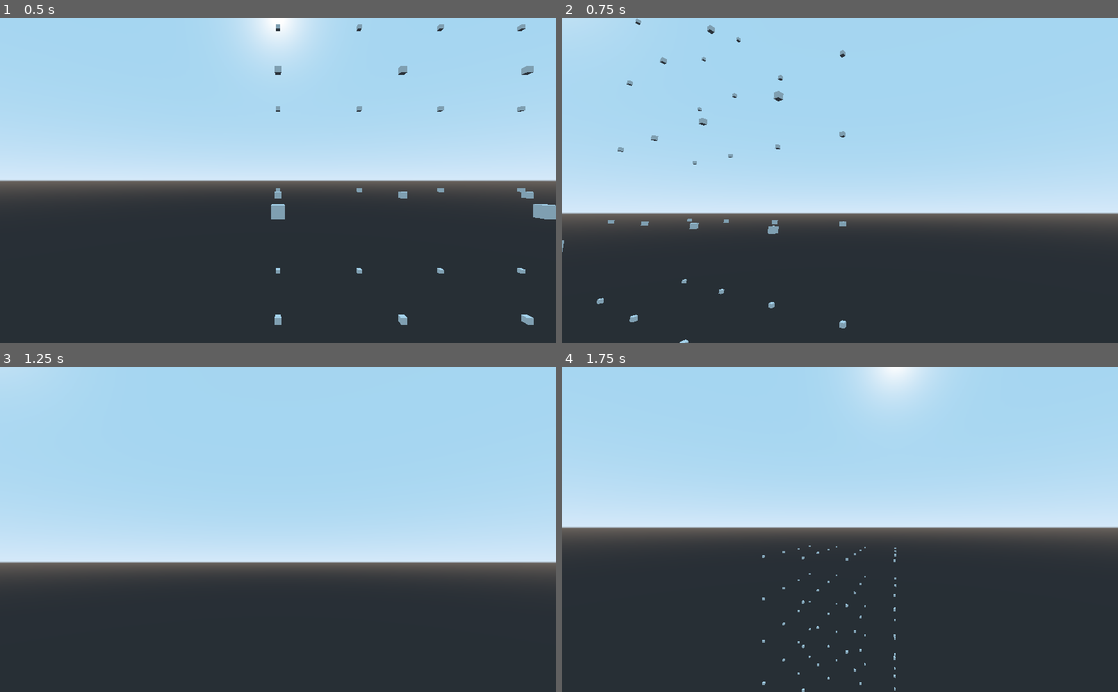
Above: before the commit, frames 1-4 (two rows, left to right).
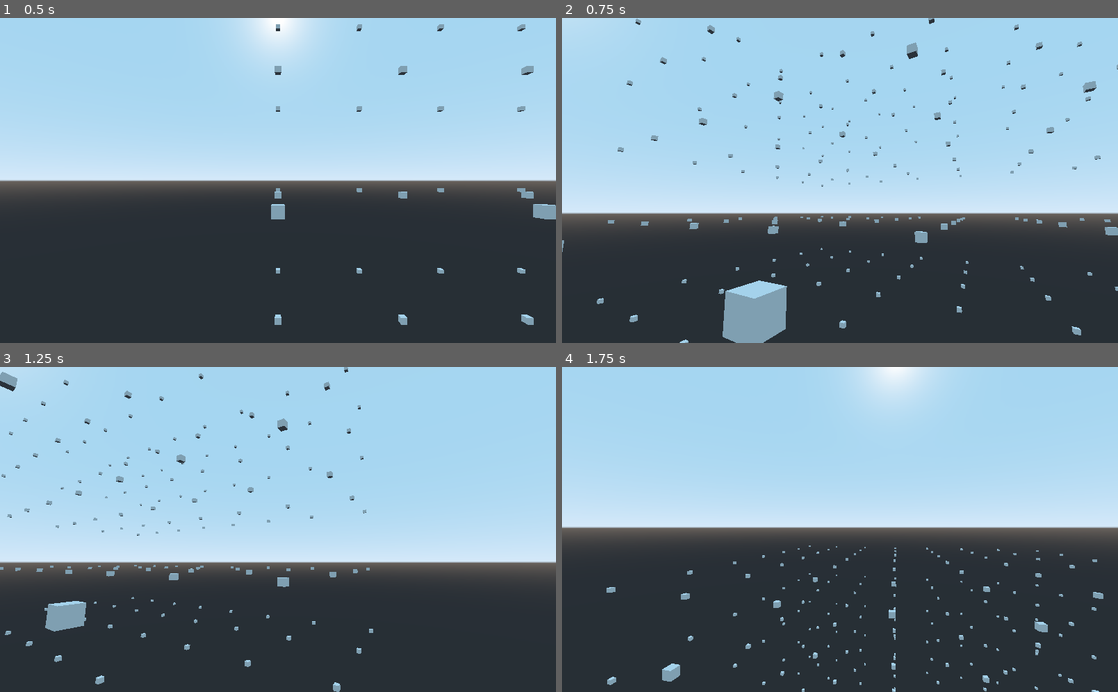
Above: after the commit, the same moments.

Repository: pragma-strict/Wave-Function-Collapse-Godot
Game: Godot game, scene res://Scenes/Main.tscn
Same seed, same stepped clock (60 frames per second), same inputs: the game is played once before the commit and once after it.
Inputs (mouse positions are in pixels of both pictures, inside the frame that each line leads up to):
- Up to frame 1 (0.5 s): no input
- Up to frame 2 (0.75 s): tap Enter at 0.5 s; move the mouse to (962, 164) at 0.52 s; hold Right (ui_right) from 0.53 s (still down); tap R at 0.6 s; click (962, 164) at 0.67 s
- Up to frame 3 (1.25 s): keep holding Right (ui_right); tap Space at 0.77 s
- Up to frame 4 (1.75 s): move the mouse to (812, 529) at 1.27 s; release Right (ui_right) at 1.28 s; hold Up (ui_up) from 1.28 s (still down); tap R at 1.35 s; tap Space at 1.52 s

Frame 1 is identical in both runs. In frame 2, 3.0% of the frame differs, in the area x 28-100%, y 0-100%; in frame 3, 2.0%; in frame 4, 0.9%.

Commit message:
Import new tile meshes

Diff:
--- a/Scripts/Prototypes.gd
+++ b/Scripts/Prototypes.gd
@@ -1,14 +1,12 @@
 class_name Prototypes
 
-# Socket details:
-# 'empty'		<- air chunk
-# 'cube'
-# 'sq'			<- square face not belonging to a full cube
-# 'tl-br'		<- when facing chunk
-# 'tr-bl'		<- when facing chunk
-# 'no-surf'		<- chunk is not empty, but there is no surface on that side
-# 'sq-bottom'
-# 'sq-top'
+# Socket list:
+# 'L'
+# 'L*'
+# 'I'
+# 'F'
+# 'F*'
+#
 
 # Prototype templates contain the base data for each tile. They are used to create prototypes, which are
 # the rotated versions of the templates. There are 4 protos for each proto_template. Each proto has a
@@ -17,94 +15,16 @@
 
 var proto_templates = [
 	{
-		'label' : 'cube',
-		'mesh_ref' : 'res://Meshes/chunk_1_cube.obj',
+		'label' : 'hs_corner_bottom',
+		'mesh_ref' : 'res://Meshes/hs_corner_bottom.obj',
 		'sockets' : {
-			'right' : 'cube',
+			'right' : 'L*',
 			'left' : 'cube',
 			'up' : 'sq-top',
 			'down' : 'sq-bottom',
 			'forward' : 'cube',
 			'back' : 'cube'
 		},
-		'rot_symmetry' : '4-way'	# 4-way rotational symmetry means only one proto needs to be made
-	},								# from this template
-	{
-		'label' : 'wedge',
-		'mesh_ref' : 'res://Meshes/chunk_2_wedge.obj',
-		'sockets' : {
-			'right' : 'no-surf',
-			'left' : 'sq',
-			'up' : 'no-surf',
-			'down' : 'sq-bottom',
-			'forward' : 'tr-bl',
-			'back' : 'tl-br'
-		},
-		'rot_symmetry' : 'none'
-	},
-	{
-		'label' : 'full_corner',
-		'mesh_ref' : 'res://Meshes/chunk_3_full_corner.obj',
-		'sockets' : {
-			'right' : 'tr-bl',
-			'left' : 'sq',
-			'up' : 'no-surf',
-			'down' : 'sq-bottom',
-			'forward' : 'sq',
-			'back' : 'tl-br'
-		},
-		'rot_symmetry' : 'none'
-	},
-	{
-		'label' : 'shard',
-		'mesh_ref' : 'res://Meshes/chunk_4_shard.obj',
-		'sockets' : {
-			'right' : 'no-surf',
-			'left' : 'tl-br',
-			'up' : 'no-surf',
-			'down' : 'sq-bottom',
-			'forward' : 'tr-bl',
-			'back' : 'no-surf'
-		},
-		'rot_symmetry' : 'none'
-	},
-	{
-		'label' : 'peak',
-		'mesh_ref' : 'res://Meshes/chunk_5_peak.obj',
-		'sockets' : {
-			'right' : 'no-surf',
-			'left' : 'no-surf',
-			'up' : 'no-surf',
-			'down' : 'sq-bottom',
-			'forward' : 'no-surf',
-			'back' : 'no-surf'
-		},
-		'rot_symmetry' : '4-way'
-	},
-	{
-		'label' : 'air',
-		'mesh_ref' : 'res://Meshes/chunk_6_air.obj',
-		'sockets' : {
-			'right' : 'empty',
-			'left' : 'empty',
-			'up' : 'empty',
-			'down' : 'empty',
-			'forward' : 'empty',
-			'back' : 'empty'
-		},
-		'rot_symmetry' : '4-way'
-	},
-	{
-		'label' : 'missing_corner',
-		'mesh_ref' : 'res://Meshes/chunk_7_missing_corner.obj',
-		'sockets' : {
-			'right' : 'tr-bl',
-			'left' : 'sq',
-			'up' : 'no-surf',
-			'down' : 'sq-bottom',
-			'forward' : 'sq',
-			'back' : 'tl-br'
-		},
 		'rot_symmetry' : 'none'
 	}
 ]
@@ -116,24 +36,13 @@
 
 # Two-way socket compatibility mappings for horizontal adjacencies
 var socket_mappings_horizontal = [
-	['sq', 'sq'],
-	['cube', 'cube'],
-	['no-surf', 'no-surf'],
-	['empty', 'empty'],
-	['cube', 'sq'],
-	['cube', 'empty'],
-	['tl-br', 'tr-bl'],
-	['empty', 'no-surf']
+
 ]
 
 
 # Two-way socket compatibility mappings for vertical adjacencies
 var socket_mappings_vertical = [
-	['sq-top', 'sq-bottom'],
-	['sq-top', 'angle-away'],
-	['sq-top', 'angle-towards'],
-	['no-surf', 'empty'],
-	['empty', 'empty']
+
 ]
 
 
@@ -292,3 +201,128 @@
 # THE GRAVEYARD OF DEPRECATED METHODS #
 #                RIP                  #
 #=====================================#
+
+#var old_proto_templates = [
+#	{
+#		'label' : 'cube',
+#		'mesh_ref' : 'res://Meshes/chunk_1_cube.obj',
+#		'sockets' : {
+#			'right' : 'cube',
+#			'left' : 'cube',
+#			'up' : 'sq-top',
+#			'down' : 'sq-bottom',
+#			'forward' : 'cube',
+#			'back' : 'cube'
+#		},
+#		'rot_symmetry' : '4-way'	# 4-way rotational symmetry means only one proto needs to be made
+#	},								# from this template
+#	{
+#		'label' : 'wedge',
+#		'mesh_ref' : 'res://Meshes/chunk_2_wedge.obj',
+#		'sockets' : {
+#			'right' : 'no-surf',
+#			'left' : 'sq',
+#			'up' : 'no-surf',
+#			'down' : 'sq-bottom',
+#			'forward' : 'tr-bl',
+#			'back' : 'tl-br'
+#		},
+#		'rot_symmetry' : 'none'
+#	},
+#	{
+#		'label' : 'full_corner',
+#		'mesh_ref' : 'res://Meshes/chunk_3_full_corner.obj',
+#		'sockets' : {
+#			'right' : 'tr-bl',
+#			'left' : 'sq',
+#			'up' : 'no-surf',
+#			'down' : 'sq-bottom',
+#			'forward' : 'sq',
+#			'back' : 'tl-br'
+#		},
+#		'rot_symmetry' : 'none'
+#	},
+#	{
+#		'label' : 'shard',
+#		'mesh_ref' : 'res://Meshes/chunk_4_shard.obj',
+#		'sockets' : {
+#			'right' : 'no-surf',
+#			'left' : 'tl-br',
+#			'up' : 'no-surf',
+#			'down' : 'sq-bottom',
+#			'forward' : 'tr-bl',
+#			'back' : 'no-surf'
+#		},
+#		'rot_symmetry' : 'none'
+#	},
+#	{
+#		'label' : 'peak',
+#		'mesh_ref' : 'res://Meshes/chunk_5_peak.obj',
+#		'sockets' : {
+#			'right' : 'no-surf',
+#			'left' : 'no-surf',
+#			'up' : 'no-surf',
+#			'down' : 'sq-bottom',
+#			'forward' : 'no-surf',
+#			'back' : 'no-surf'
+#		},
+#		'rot_symmetry' : '4-way'
+#	},
+#	{
+#		'label' : 'air',
+#		'mesh_ref' : 'res://Meshes/chunk_6_air.obj',
+#		'sockets' : {
+#			'right' : 'empty',
+#			'left' : 'empty',
+#			'up' : 'empty',
+#			'down' : 'empty',
+#			'forward' : 'empty',
+#			'back' : 'empty'
+#		},
+#		'rot_symmetry' : '4-way'
+#	},
+#	{
+#		'label' : 'missing_corner',
+#		'mesh_ref' : 'res://Meshes/chunk_7_missing_corner.obj',
+#		'sockets' : {
+#			'right' : 'tr-bl',
+#			'left' : 'sq',
+#			'up' : 'no-surf',
+#			'down' : 'sq-bottom',
+#			'forward' : 'sq',
+#			'back' : 'tl-br'
+#		},
+#		'rot_symmetry' : 'none'
+#	}
+#]
+
+# Socket details:
+# 'empty'		<- air chunk
+# 'cube'
+# 'sq'			<- square face not belonging to a full cube
+# 'tl-br'		<- when facing chunk
+# 'tr-bl'		<- when facing chunk
+# 'no-surf'		<- chunk is not empty, but there is no surface on that side
+# 'sq-bottom'
+# 'sq-top'
+
+#var old_socket_mappings_horizontal = [
+#	['sq', 'sq'],
+#	['cube', 'cube'],
+#	['no-surf', 'no-surf'],
+#	['empty', 'empty'],
+#	['cube', 'sq'],
+#	['cube', 'empty'],
+#	['tl-br', 'tr-bl'],
+#	['empty', 'no-surf']
+#]
+#
+#
+## Two-way socket compatibility mappings for vertical adjacencies
+#var old_socket_mappings_vertical = [
+#	['sq-top', 'sq-bottom'],
+#	['sq-top', 'angle-away'],
+#	['sq-top', 'angle-towards'],
+#	['no-surf', 'empty'],
+#	['empty', 'empty']
+#]
--- a/Scripts/Wave Function.gd
+++ b/Scripts/Wave Function.gd
@@ -3,7 +3,7 @@
 var prototypes = Prototypes.new()
 var rng = RandomNumberGenerator.new()
 
-export var field_width = 4		# x and z dimensions
+export var field_width = 8		# x and z dimensions
 export var field_height = 5		# y dimension
 export var cell_size = 2
 
Not shown, added: Meshes/hs_corner_bottom.obj
Not shown, added: Meshes/hs_corner_bottom.obj.import
Not shown, added: Meshes/hs_corner_mid.obj
Not shown, added: Meshes/hs_corner_mid.obj.import
Not shown, added: Meshes/hs_corner_top.obj
Not shown, added: Meshes/hs_corner_top.obj.import
Not shown, added: Meshes/hs_wall_bottom.obj
Not shown, added: Meshes/hs_wall_bottom.obj.import
Not shown, added: Meshes/hs_wall_mid.obj
Not shown, added: Meshes/hs_wall_mid.obj.import
Not shown, added: Meshes/hs_wall_top.obj
Not shown, added: Meshes/hs_wall_top.obj.import
(and 1 more such lines)
